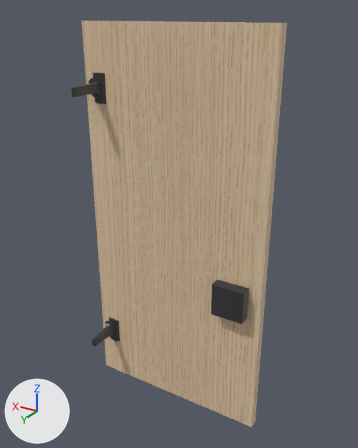
The glTF model 2025-284-C01-Vitrineskap/sim/Benk_D_dor_hoyre.glb: old version first, new version second.
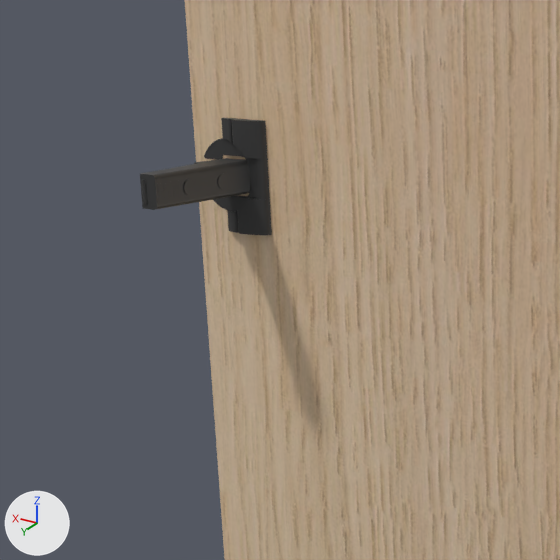
The first picture shows the older version from a camera (50 mm lens) standing at (2664.0, 186.0, 896.0) and looking at (3130.0, -590.0, 508.0). The close-ups show the older and then the newer version on the part from 9% to 51% of the width and 9% to 43% of the height of that picture. Only the edits that show in the close-ups are written down. The axes (+X, +Y, +Z) are drawn at lower left. The lights are the same throughout.

Objects in the first close-up: '2025-284 Vitrineskap', 'Benk D dør høyre hengsel z758 Blum 71B3590'.
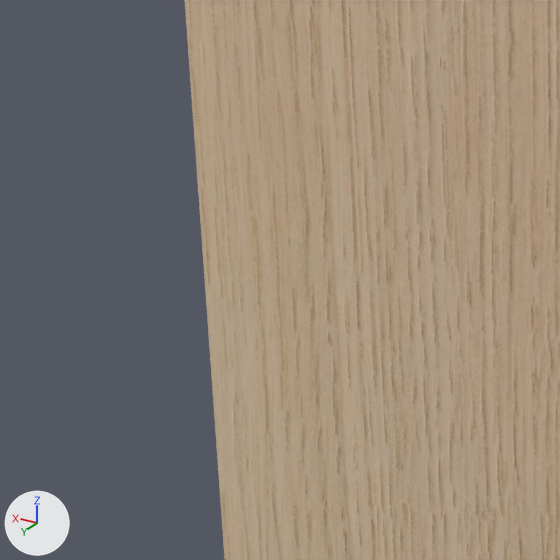
Edits to the scene script, one JSON object a line:
```json
{"op": "remove", "block": "ob_benk_d_dør_høyre_hengsel_z758_blum_71b3590", "code": ["ob_benk_d_dør_høyre_hengsel_z758_blum_71b3590 = bpy.data.objects.new('Benk D dør høyre hengsel z758 Blum 71B3590', me_blum_71b3590)", "ob_benk_d_dør_høyre_hengsel_z758_blum_71b3590.location = (3321.0, -542.7, 758.5)", "ob_benk_d_dør_høyre_hengsel_z758_blum_71b3590.rotation_euler = (-1.571, 0.0, 0.0)  # degrees (-90, 0, 0)"]}
```

Location of each change, [x1, y1, x2, y2] in pixels of the close-ups (560 x 560 px):
```json
{"object": "Benk D dør høyre hengsel z758 Blum 71B3590", "change": "deleted", "before": [140, 117, 272, 235]}
```
